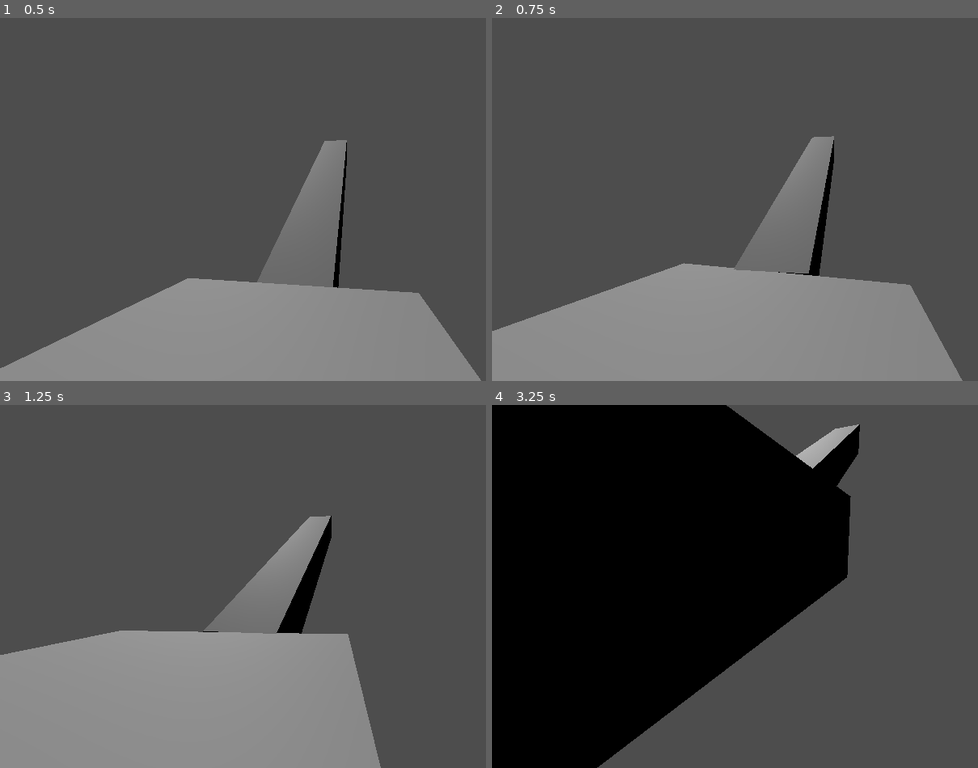
Above: before the commit, frames 1-4 (two rows, left to right).
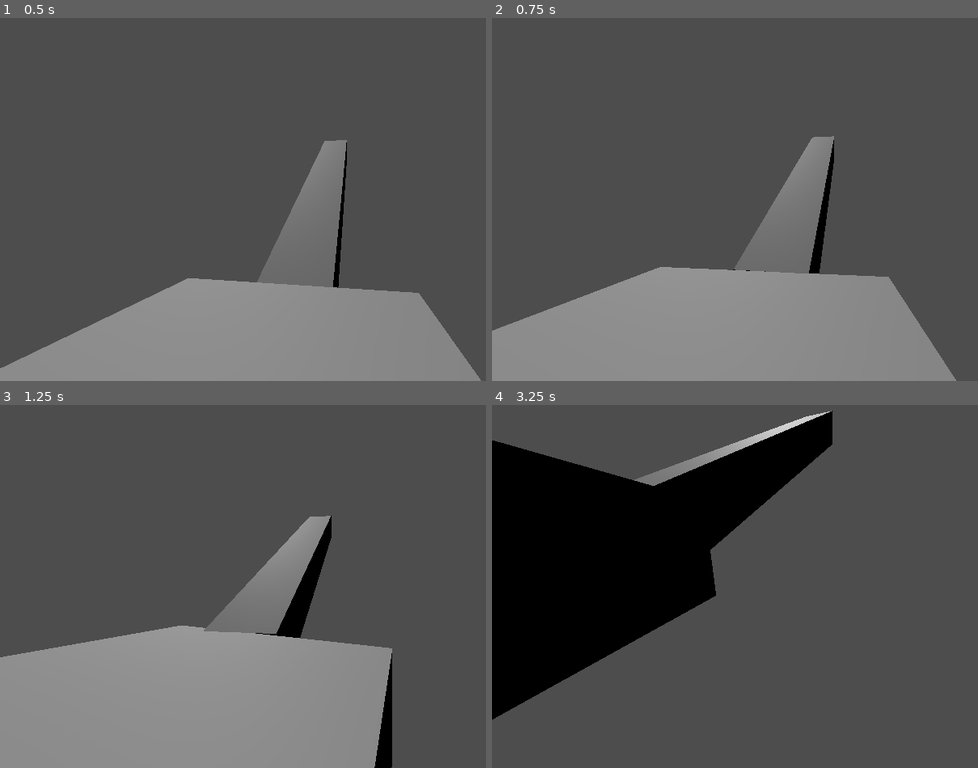
Above: after the commit, the same moments.

Repository: danitheturtle/godly-pets-delivery-service
Game: Godot game, scene res://scenes/main.tscn
Two runs of this game, one before a commit and one after it. Both use one fixed random seed, a clock stepped at 60 frames per second and the inputs below.
Inputs (mouse positions are in pixels of both pictures, inside the frame that each line leads up to):
- Up to frame 1 (0.5 s): no input
- Up to frame 2 (0.75 s): tap Enter at 0.5 s; move the mouse to (958, 181) at 0.52 s; hold D (right) from 0.53 s (still down); hold Q (rotate_ccw) from 0.53 s (still down)
- Up to frame 3 (1.25 s): keep holding D (right); keep holding Q (rotate_ccw); tap E (rotate_cw) at 0.8 s
- Up to frame 4 (3.25 s): move the mouse to (686, 604) at 1.27 s; release D (right) at 1.28 s; release Q (rotate_ccw) at 1.28 s; hold S (backward) 1.28-2.03 s; tap E (rotate_cw) at 1.35, 2.3 s; tap Q (rotate_ccw) at 1.55, 2.85 s; move the mouse to (880, 506) at 2.02 s; press the mouse at (880, 506) at 2.03 s; hold D (right) 2.03-2.78 s; move the mouse to (807, 593) at 2.77 s; release the mouse at (807, 593) at 2.78 s; hold W (forward) from 2.78 s (still down)

Frame 1 is identical in both runs. In frame 2, 1.2% of the frame differs, in the area x 0-97%, y 67-100%; in frame 3, 2.6%; in frame 4, 32%, in the area x 0-76%, y 0-100%.

Commit message:
platform rotation using interpolated basis

Diff:
--- a/godot/project.godot
+++ b/godot/project.godot
@@ -14,6 +14,10 @@
 run/main_scene="uid://b64n2vugr0k72"
 config/features=PackedStringArray("4.5", "Mobile")
 config/icon="res://icon.svg"
+
+[autoload]
+
+Utils="*res://scripts/utils.gd"
 
 [display]
 
--- a/godot/scenes/main.tscn
+++ b/godot/scenes/main.tscn
@@ -8,6 +8,8 @@
 [node name="Node3D" type="Node3D"]
 
 [node name="SquarePlatform" parent="." instance=ExtResource("1_jyhfs")]
+secondsPerRotation = 1.0
+rotationStops = 4
 
 [node name="CharacterBody3D" parent="." instance=ExtResource("1_o5qli")]
 transform = Transform3D(-0.14483972, 0, 0.9894551, 0, 1, 0, -0.9894551, 0, -0.14483972, 2.8130512, 4.254733, -2.2026155)
--- a/godot/scenes/player.tscn
+++ b/godot/scenes/player.tscn
@@ -18,6 +18,7 @@
 
 [node name="MeshInstance3D" type="MeshInstance3D" parent="."]
 transform = Transform3D(1, 0, 0, 0, 1, 0, 0, 0, 1, 0, 1, 0)
+visible = false
 mesh = SubResource("CapsuleMesh_sugp2")
 
 [node name="Camera3D" type="Camera3D" parent="."]
--- a/godot/scenes/square_platform.tscn
+++ b/godot/scenes/square_platform.tscn
@@ -12,6 +12,8 @@
 
 [node name="SquarePlatform" type="AnimatableBody3D"]
 script = ExtResource("1_klhda")
+secondsPerRotation = null
+rotationStops = null
 
 [node name="FloorCollider" type="CollisionShape3D" parent="."]
 shape = SubResource("BoxShape3D_sgp6g")
--- a/godot/scripts/platform.gd
+++ b/godot/scripts/platform.gd
@@ -1,39 +1,59 @@
 extends AnimatableBody3D
-@export var secondsPerRotation = 3.0
-var startAngle = 0
-var rotating = false
-var cw_rotate_queued = false
-var ccw_rotate_queued = false
+@export var secondsPerRotation = 1.0
+@export var rotationStops = 4
+@export var displayBasis: Basis = transform.basis
 
-# Called when the node enters the scene tree for the first time.
+var basisStops: Array[Basis] = []
+var rotationIndex: int = 0
+var rotationTimer: float = 0.0
+
+var rotationDir = 0
+var cw_queued = false
+var ccw_queued = false
+
 func _ready() -> void:
-	pass # Replace with function body.
+	# calculate the bases this platform can stop at
+	basisStops.append(Basis(transform.basis))
+	var rotationPerStepRad = TAU / rotationStops
+	for i in range(1, rotationStops):
+		basisStops.append(basisStops[0].rotated(Vector3.UP, i*rotationPerStepRad).orthonormalized())
 
 func _physics_process(delta: float) -> void:
-	if (!rotating):
-		rotating = true
-		startAngle = rotation_degrees.y
+	displayBasis = transform.basis
+
+	if (rotationDir == 0):
+		if (cw_queued):
+			cw_queued = false
+			rotationDir = -1
+		if (ccw_queued):
+			ccw_queued = false
+			rotationDir = 1
 	else:
-		if (cw_rotate_queued):
-			rotate_y(deg_to_rad((90.0 / secondsPerRotation) * delta))
-		if (ccw_rotate_queued):
-			rotate_y(deg_to_rad((-90.0 / secondsPerRotation) * delta))
-		if (abs(rotation_degrees.y - startAngle) >= 90):
-			rotating = false
-			cw_rotate_queued = false
-			ccw_rotate_queued = false
+		rotate_platform(rotationDir, delta)
 
 func _unhandled_key_input(event: InputEvent) -> void:
 	var eventHandled: bool = false
 	# movement
 	if (event.is_action_pressed("rotate_cw")):
-		ccw_rotate_queued = false
-		cw_rotate_queued = true
+		ccw_queued = false
+		cw_queued = true
 		eventHandled = true
 	if (event.is_action_pressed("rotate_ccw")):
-		cw_rotate_queued = false
-		ccw_rotate_queued = true
+		cw_queued = false
+		ccw_queued = true
 		eventHandled = true
 	# tell game event was handled and stop propagating
 	if (eventHandled):
 		get_tree().root.set_input_as_handled()
+
+func rotate_platform(dir: int, delta: float) -> void:
+	rotationTimer += delta
+	var fromIndex: int = rotationIndex
+	var toIndex: int = wrapi(rotationIndex + dir, 0, rotationStops)
+	var normalizedPositionInRotation = Utils.easeInOutCubic(Utils.normf(rotationTimer, 0.0, secondsPerRotation))
+	transform.basis = Basis(basisStops[fromIndex]).slerp(basisStops[toIndex], normalizedPositionInRotation).orthonormalized()
+	# if rotation finished
+	if (normalizedPositionInRotation >= 1.0):
+		rotationIndex = toIndex
+		rotationDir = 0
+		rotationTimer = 0.0
--- /dev/null
+++ b/godot/scripts/utils.gd
@@ -0,0 +1,11 @@
+extends Node
+# in all functions, X represents a float between 0 and 1
+
+func normf(value: float, rangeStart: float, rangeEnd: float) -> float:
+	return (value - rangeStart) / (rangeEnd - rangeStart)
+
+func easeInOutCubic(x: float) -> float:
+	if (x < 0.5):
+		return 4 * x * x * x
+	else:
+		return 1 - ((-2 * x + 2) ** 3) / 2
Not shown, added: godot/scripts/utils.gd.uid
